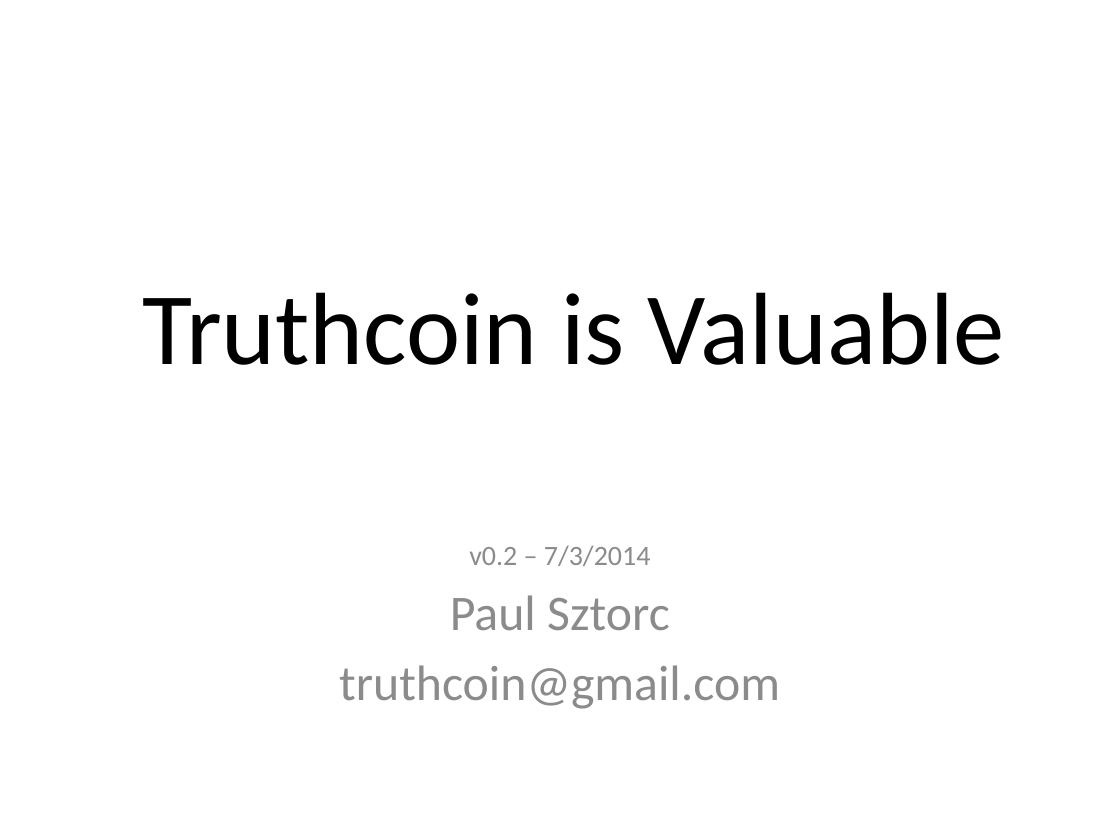
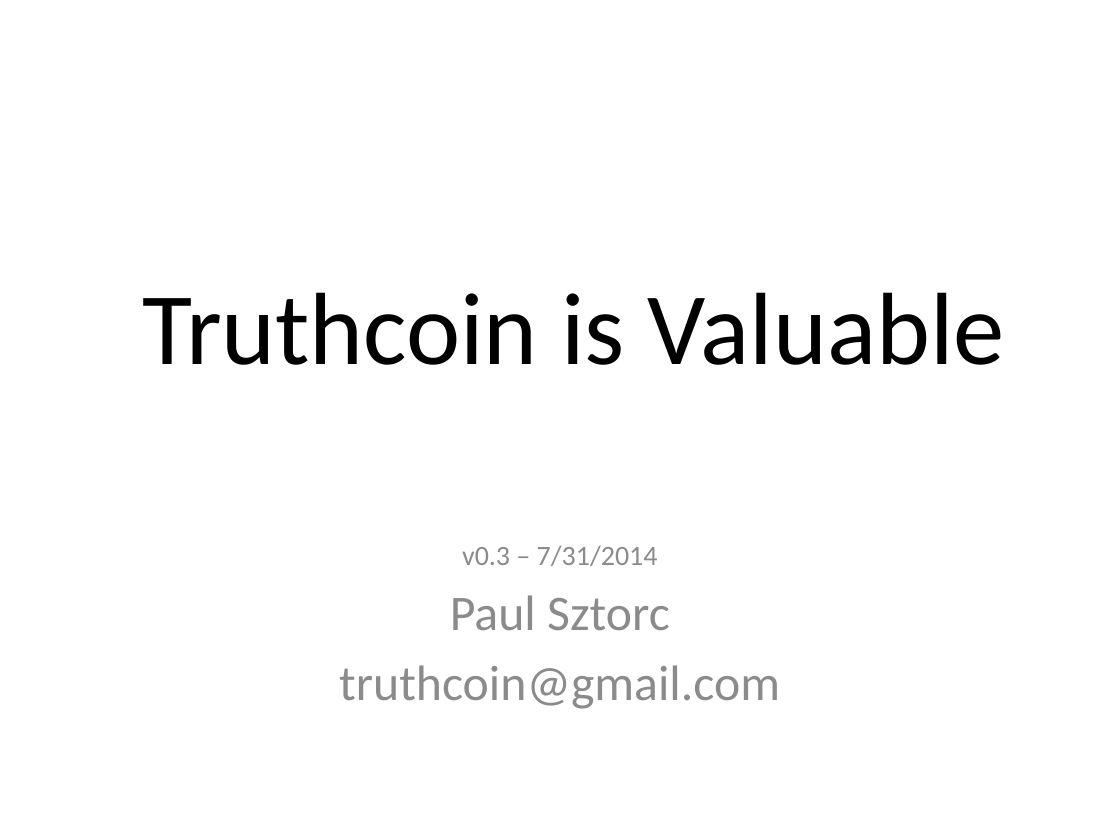
Before and after one commit to psztorc/Truthcoin, a slide deck: slide 1 of docs/TruthcoinValuable.pptx. Drawn at 1120x840 pixels with LibreOffice and Linux fonts; fonts in the diff are those of the drawing. Boxes give left, top, right and bottom in pixels: in the first picture for what was removed or moved away, otherwise in the second. Text is boxed around its words. In the diff, an @@ line names an element or a change of style, - is before the commit and + after.

```diff
--- a/docs/TruthcoinValuable.pptx
+++ b/docs/TruthcoinValuable.pptx
@@ subtitle at <box>462,545,658,566</box>: text changed @@
-v0.2 – 7/3/2014
+v0.3 – 7/31/2014
```
Also in this commit, not shown: 6 other slides changed, 1 slide added, 1 other file.
